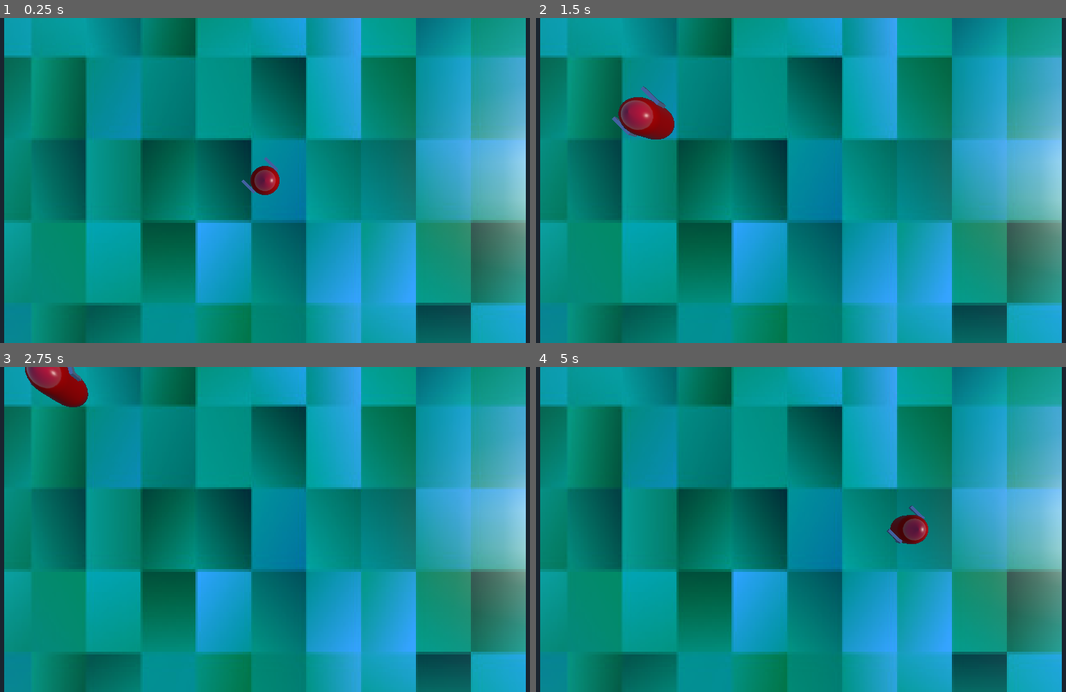
Above: before the commit, frames 1-4 (two rows, left to right).
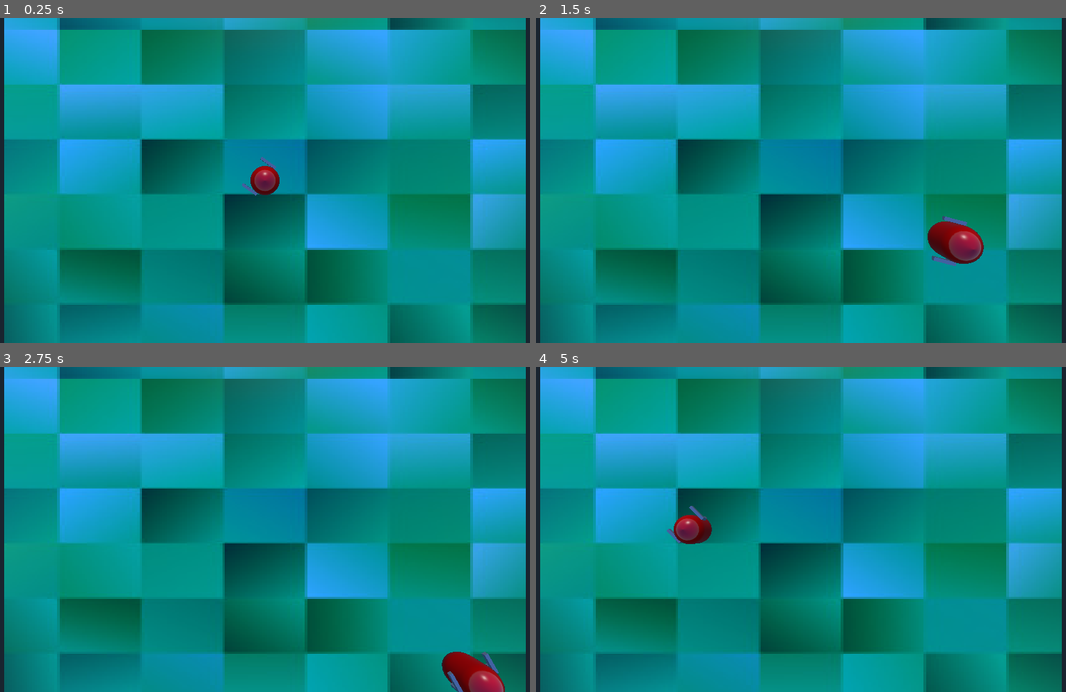
Above: after the commit, the same moments.

Repository: AdityaGupta1/surreal-adventure-godot
Game: Godot game, scene res://main.tscn
Two runs of this game, one before a commit and one after it. Both use one fixed random seed, a clock stepped at 60 frames per second and the inputs below.
Inputs (mouse positions are in pixels of both pictures, inside the frame that each line leads up to):
- Up to frame 1 (0.25 s): no input
- Up to frame 2 (1.5 s): tap Enter (ui_accept) at 0.5, 0.77 s; move the mouse to (922, 164) at 0.52 s; hold D 0.53-1.28 s; hold Space 0.53-1.28 s; move the mouse to (689, 196) at 1.27 s; hold S from 1.28 s (still down); tap Space at 1.35 s
- Up to frame 3 (2.75 s): tap Enter (ui_accept) at 1.52 s; move the mouse to (318, 458) at 2.02 s; release S at 2.03 s; hold D from 2.03 s (still down); hold Space from 2.03 s (still down)
- Up to frame 4 (5 s): move the mouse to (774, 594) at 2.77 s; release D at 2.78 s; release Space at 2.78 s; hold W 2.78-3.53 s; tap Space at 2.85, 4.35 s; tap Enter (ui_accept) at 3.02, 3.77, 4.52 s; move the mouse to (965, 578) at 3.52 s; hold Space 3.53-4.28 s; hold A from 3.53 s (still down); move the mouse to (636, 480) at 4.27 s

The runs differ from the first frame. In frame 1, 68% of the frame differs, in the area x 0-100%, y 0-100%; in frame 2, 69%; in frame 3, 68%; in frame 4, 69%.

Commit message:
fixed pointing toward mouse

Diff:
--- a/main.tscn
+++ b/main.tscn
@@ -6,7 +6,7 @@
 [ext_resource path="res://player.gd" type="Script" id=4]
 [ext_resource path="res://camera.gd" type="Script" id=5]
 
-[node name="Main" type="Spatial"]
+[node name="Main" type="Spatial" index="0"]
 
 script = ExtResource( 1 )
 
@@ -19,7 +19,7 @@
 
 [node name="Camera" type="Camera" parent="." index="2"]
 
-transform = Transform( -1.31134e-07, -1, 8.74228e-08, -4.37114e-08, 8.74228e-08, 1, -1, 1.31134e-07, -4.37114e-08, 0, 18, 0 )
+transform = Transform( 1, 0, 0, 0, -4.37114e-08, 1, 0, -1, -4.37114e-08, 0, 18, 0 )
 keep_aspect = 1
 cull_mask = 1048575
 environment = null
--- a/player.gd
+++ b/player.gd
@@ -18,10 +18,10 @@
 
 func _physics_process(delta):
 	direction = Vector3();
-	direction.x += 1 if Input.is_key_pressed(KEY_W) else 0;
-	direction.z -= 1 if Input.is_key_pressed(KEY_A) else 0;
-	direction.x -= 1 if Input.is_key_pressed(KEY_S) else 0;
-	direction.z += 1 if Input.is_key_pressed(KEY_D) else 0;
+	direction.z -= 1 if Input.is_key_pressed(KEY_W) else 0;
+	direction.x -= 1 if Input.is_key_pressed(KEY_A) else 0;
+	direction.z += 1 if Input.is_key_pressed(KEY_S) else 0;
+	direction.x += 1 if Input.is_key_pressed(KEY_D) else 0;
 	direction = direction.normalized() * speed * delta;
 
 	velocity.y += gravity * delta;
@@ -30,8 +30,8 @@
 
 	velocity = move_and_slide(velocity, up);
 
-	var origin = transform.origin;
-	rotation.y = Vector2(origin.x, origin.z).angle_to_point(get_viewport().get_mouse_position());
+	# point toward mouse
+	rotation.y = -get_viewport().get_camera().unproject_position(transform.origin).angle_to_point(get_viewport().get_mouse_position()) + 135;
 
 	if is_on_floor() and Input.is_key_pressed(KEY_SPACE):
 		velocity.y += jump_velocity;
--- a/player.tscn
+++ b/player.tscn
@@ -66,7 +66,7 @@
 radius = 1.0
 height = 1.0
 
-[node name="Player" type="KinematicBody" index="0"]
+[node name="Player" type="KinematicBody"]
 
 transform = Transform( 1, 0, 0, 0, -4.37114e-08, -1, 0, 1, -4.37114e-08, 0, 0, 0 )
 input_ray_pickable = true
